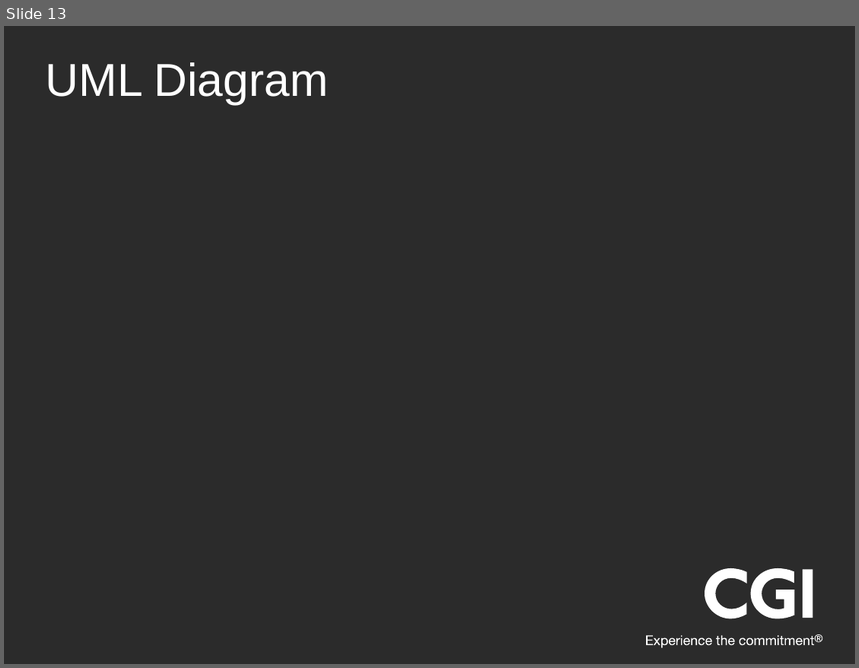
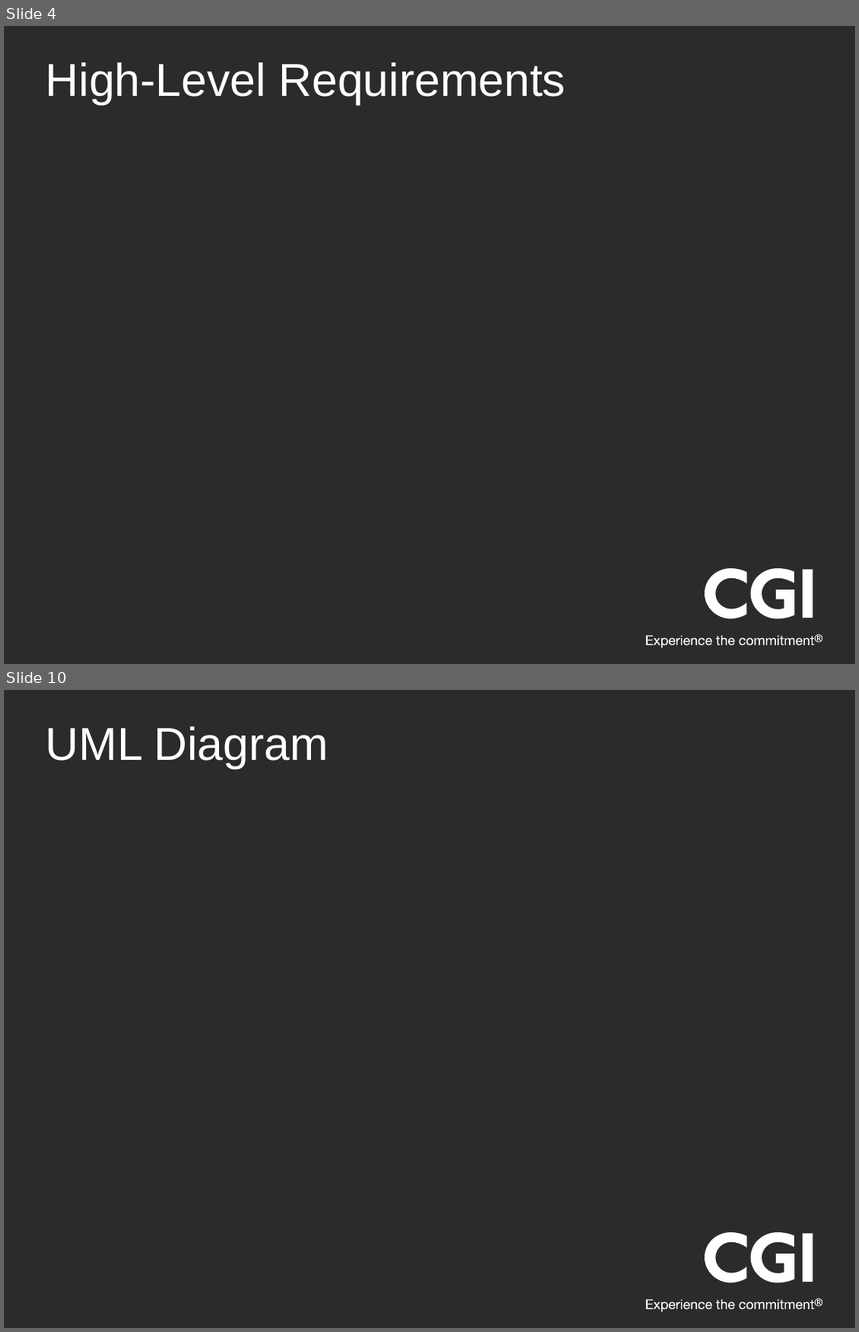
Before and after one commit to ChaseCGI/GoingGreen, a slide deck: Going Green Presentation.pptx. Shown one above the other, each under a label of ours: slide 13 before the commit, slides 4 and 10 after it; the slides between them are not shown. The pictures are 859x668 and 859x1332 pixels, drawn with LibreOffice and Linux fonts; fonts in the diff are those of the drawing; background and template pictures are left out; a plain dark background stands for a picture behind light text. Boxes give left, top, right and bottom in pixels: in the first picture for what was removed or moved away, otherwise in the second. Text is boxed around its words. In the diff, an @@ line names an element or a change of style, - is before the commit and + after.

Commit message:
Updated Requirements

```diff
--- a/Going Green Presentation.pptx
+++ b/Going Green Presentation.pptx
@@ slide 4 added at (4,26,855,664), background picture (left out); not listed: 27 template elements that a slide beside it also shows @@
@@ title added at (46,62,566,104), 39 pt, text #FFFFFF @@
+High-Level Requirements
@@ what was slide 13 is now slide 10 @@
```
Also in this commit, not shown: 2 slides changed, 7 other slides added, 10 slides removed, 3 other files.
